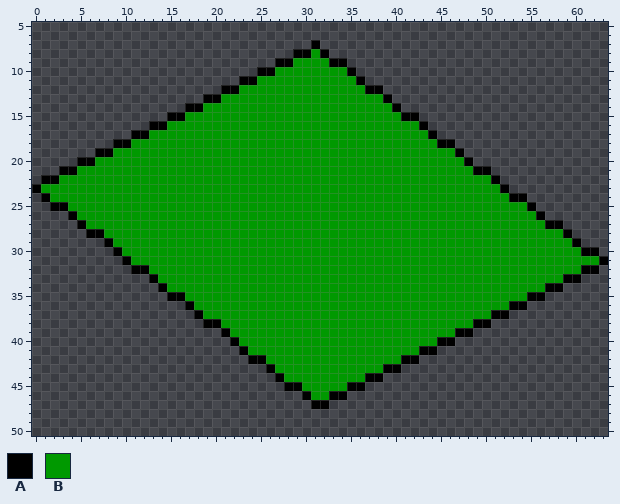
One commit to this pixel-art sprite: 01_Graphics/tiles/grass_sloped_NW.png. Above: the version before the commit.
The file is 64x64 pixels. Shown: x 0..63, y 5..50.
Palette (. is transparent): A #000000  B #009900
Once edited:
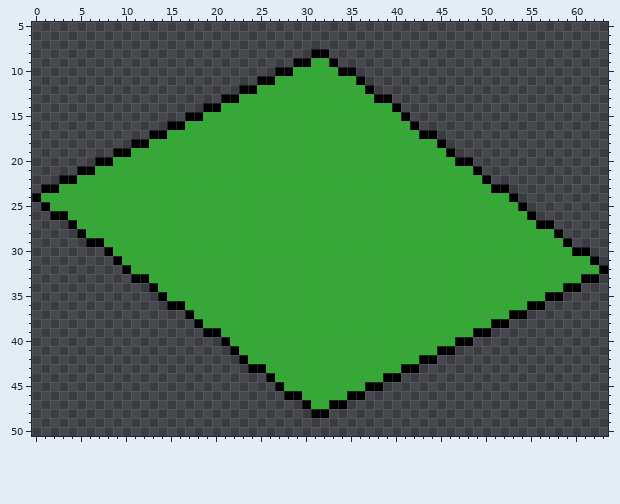
Message: ich bin so ein geiler Ficker (habe außerdem einfach die sloped_EW texture vergessen)
Diff:
colour B: #009900 -> #33aa33
y 7: x 31 A -> .
y 8: x 29..31 AAB -> ..A
y 9: x 27..30 AABB -> ..AA; x 34 A -> .
y 10: x 25..28 AABB -> ..AA; x 34 B -> A
y 11: x 23..26 AABB -> ..AA
y 12: x 21..24 AABB -> ..AA; x 38 A -> .
y 13: x 19..22 AABB -> ..AA; x 38 B -> A
y 14: x 17..20 AABB -> ..AA
y 15: x 15..18 AABB -> ..AA; x 42 A -> .
y 16: x 13..16 AABB -> ..AA; x 42..43 BA -> A.
y 17: x 11..14 AABB -> ..AA; x 43 B -> A
y 18: x 9..12 AABB -> ..AA; x 46 A -> .
y 19: x 7..10 AABB -> ..AA; x 46..47 BA -> A.
y 20: x 5..8 AABB -> ..AA; x 47 B -> A
y 21: x 3..6 AABB -> ..AA; x 50 A -> .
y 22: x 1..4 AABB -> ..AA; x 50..51 BA -> A.
y 23: x 0..2 ABB -> .AA; x 51 B -> A
y 24: x 0..1 .A -> AB; x 54 A -> .
y 25: x 1..3 .AA -> ABB; x 54..55 BA -> A.
y 26: x 2..4 ..A -> AAB; x 55..56 BA -> A.
y 27: x 4..5 .A -> AB; x 56 B -> A; x 58 A -> .
y 28: x 5..7 .AA -> ABB; x 58..59 BA -> A.
y 29: x 6..8 ..A -> AAB; x 59..60 BA -> A.
y 30: x 8..9 .A -> AB; x 60 B -> A; x 62 A -> .
y 31: x 9..10 .A -> AB; x 62..63 BA -> A.
y 32: x 10..12 .AA -> ABB; x 61..63 AA. -> BBA
y 33: x 11..13 ..A -> AAB; x 59..62 AA.. -> BBAA
y 34: x 13..14 .A -> AB; x 57..60 AA.. -> BBAA
y 35: x 14..16 .AA -> ABB; x 55..58 AA.. -> BBAA
y 36: x 15..17 ..A -> AAB; x 53..56 AA.. -> BBAA
y 37: x 17..18 .A -> AB; x 51..54 AA.. -> BBAA
y 38: x 18..20 .AA -> ABB; x 49..52 AA.. -> BBAA
y 39: x 19..21 ..A -> AAB; x 47..50 AA.. -> BBAA
y 40: x 21..22 .A -> AB; x 45..48 AA.. -> BBAA
y 41: x 22..23 .A -> AB; x 43..46 AA.. -> BBAA
y 42: x 23..25 .AA -> ABB; x 41..44 AA.. -> BBAA
y 43: x 24..26 ..A -> AAB; x 39..42 AA.. -> BBAA
y 44: x 26..27 .A -> AB; x 37..40 AA.. -> BBAA
y 45: x 27..29 .AA -> ABB; x 35..38 AA.. -> BBAA
y 46: x 28..30 ..A -> AAB; x 33..36 AA.. -> BBAA
y 47: x 30..34 .AA.. -> ABBAA
y 48: x 31..32 .. -> AA
Where, in picture pixels (left, top, right, bottom), the same in both pictures:
changed: (32, 40, 608, 418)
